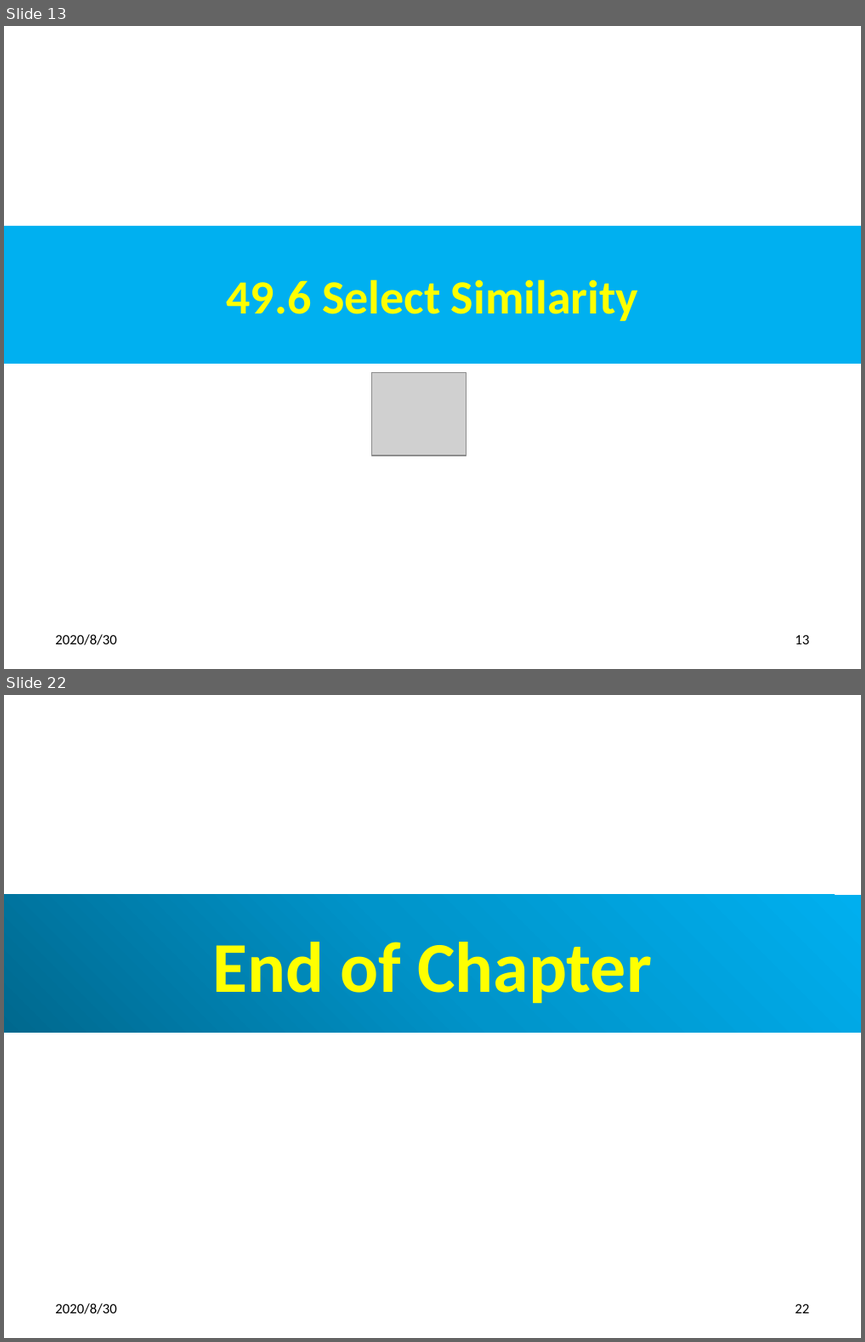
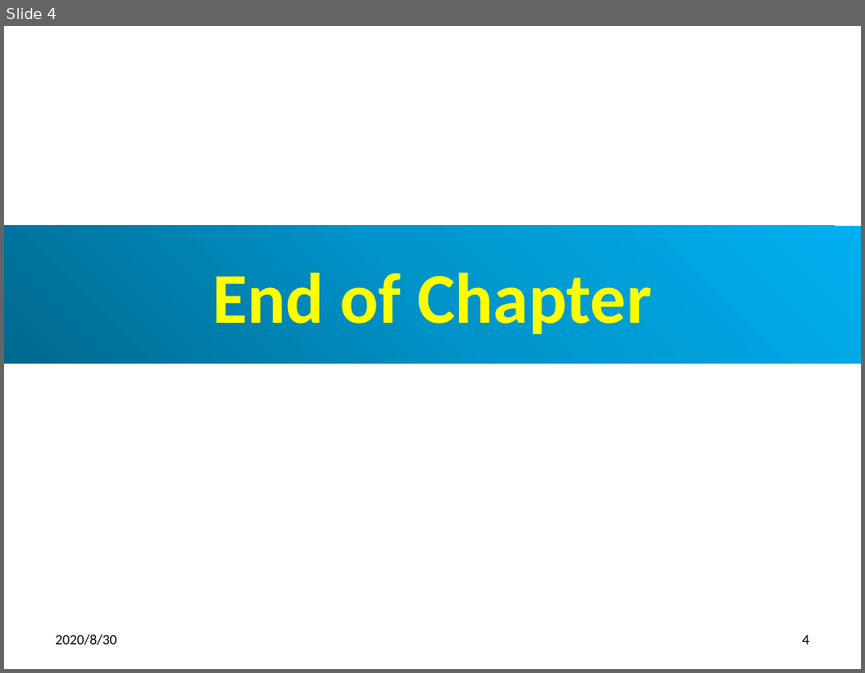
Before and after one commit to peterhchen/900_Python_ML_DS_DL, a slide deck: 050_ImproveRecommender.pptx. Shown one above the other, each under a label of ours: slides 13 and 22 before the commit, slide 4 after it; the slides between them are not shown. The pictures are 865x1342 and 865x673 pixels, drawn with LibreOffice and Linux fonts; fonts in the diff are those of the drawing; grey boxes stand for pictures. Boxes give left, top, right and bottom in pixels: in the first picture for what was removed or moved away, otherwise in the second. Text is boxed around its words. In the diff, an @@ line names an element or a change of style, - is before the commit and + after.

```diff
--- a/050_ImproveRecommender.pptx
+++ b/050_ImproveRecommender.pptx
@@ slide 13 removed at [4,26,861,669], background #FFFFFF @@
@@ title removed at [4,226,861,363] @@
-49.6 Select Similarity
@@ picture removed at [371,372,466,455] @@
@@ text removed at [55,634,116,645] @@
-2020/8/30
@@ page number removed at [794,635,809,644] @@
-13
@@ what was slide 22 is now slide 4 @@
@@ page number at [802,635,809,644]: text changed @@
-22
+4
```
Also in this commit, not shown: 3 slides changed, 17 other slides removed.
